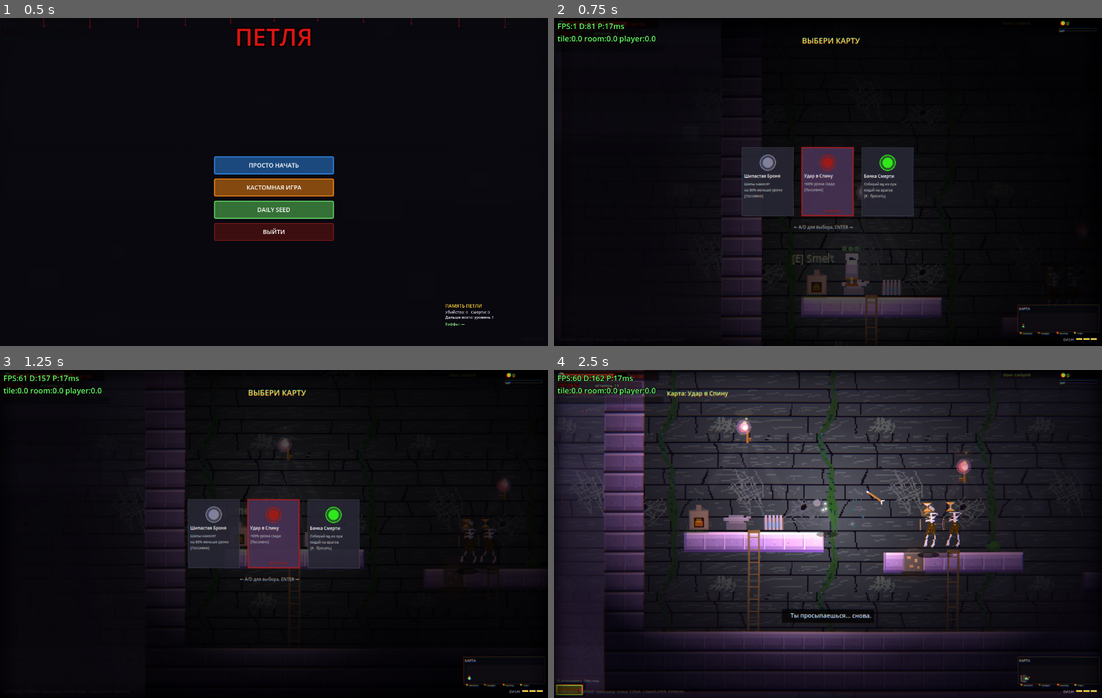
Above: before the commit, frames 1-4 (two rows, left to right).
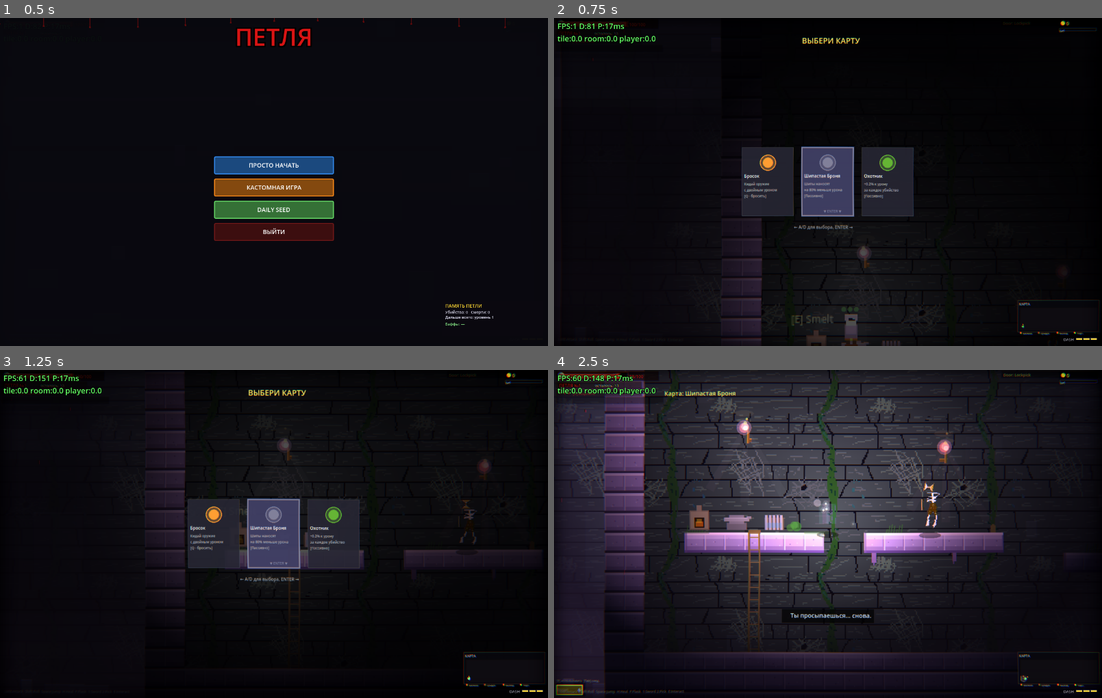
Above: after the commit, the same moments.

Repository: volcraft44/petlya-game
Game: Godot game, scene res://scenes/main.tscn
Two runs of this game, one before a commit and one after it. Both use one fixed random seed, a clock stepped at 60 frames per second and the inputs below.
Inputs (mouse positions are in pixels of both pictures, inside the frame that each line leads up to):
- Up to frame 1 (0.5 s): no input
- Up to frame 2 (0.75 s): click "ПРОСТО НАЧАТЬ" at 0.5 s
- Up to frame 3 (1.25 s): no input
- Up to frame 4 (2.5 s): tap Enter (ui_accept) at 1.25 s; move the mouse to (948, 517) at 1.27 s; hold D (move_right) 1.28-2 s; hold Space (jump) 1.28-2 s; click (948, 517) at 1.42 s; drag from (718, 550) to (943, 609) at 2.02 s

Frame 1 is identical in both runs. In frame 2, 4.2% of the frame differs, in the area x 30-100%, y 30-100%; in frame 3, 2.2%; in frame 4, 18%, in the area x 0-100%, y 0-99%.

Commit message:
Richer platformer levels: varied challenge segments + spikes as obstacles
Replace the flat platform chain with a segment library that assembles each
level from distinct challenges: jump gaps, ascending/descending stairs,
spike-strip platforms (jump over the spikes), narrow precision hops, spike
pits with stepping stones and a safe ramp out, and high ledges. Taller room
(880px) gives real verticality. Spikes are deliberate route obstacles, not
scatter. Difficulty scales with level. Clean lower safety floor + recovery
ladders under wide platforms keep it forgiving and softlock-free; all jumps
stay inside the player's reachable envelope.

Co-Authored-By: Claude Opus 4.8 <noreply@anthropic.com>

Diff:
--- a/scripts/room.gd
+++ b/scripts/room.gd
@@ -121,6 +121,12 @@
 
 # Traps
 var spikes: Array = []         # {x, y, w} — spike strips on floor
+
+# --- Платформер-генератор: общее состояние для сегментов-строителей ---
+var _pf_rng: RandomNumberGenerator = null
+var _pf_lower_r: int = 0
+var _pf_diff: int = 1
+var _pf_tops: Array = []        # [{c0, c1, r}] площадки для лестниц/спавна
 var poison_pipes: Array = []   # {x, y, dir, pool_w} — pipes with poison pools
 var pressure_plates: Array = [] # {x, y, triggered, cooldown} — arrow traps
 var trial_active: bool = false
@@ -1046,14 +1052,15 @@
 
 func _generate_platformer():
 	# === ПЛАТФОРМЕННЫЙ УРОВЕНЬ «ПО ПРАВИЛАМ» ===
-	# Не бездумные блоки, а спроектированный путь: цепочка площадок с
-	# прыжковыми разрывами и перепадами высот СТРОГО в пределах прыжка игрока
-	# (jump=-360, g=980 → ~4 тайла вверх / ~5 в длину). Снизу — общий
-	# страховочный пол + лестницы к каждой площадке: упал — не умер, поднялся
-	# и продолжил. Софтлока быть не может (дверь достижима и по платформам,
-	# и по нижнему полу через крайнюю лестницу) — «в спорных ситуациях за игрока».
-	room_width = 2600.0
-	room_height = 600.0
+	# Уровень собирается из РАЗНЫХ сегментов-испытаний (лестницы, прыжковые
+	# разрывы, шипастые платформы, узкие ступени, шипастые ямы со ступенями,
+	# высокие уступы) — это даёт вертикаль и осмысленную сложность из самой
+	# геометрии, а не «10 одинаковых платформ». Все прыжки СТРОГО в пределах
+	# возможностей игрока. Шипы — настоящие препятствия НА маршруте (их нужно
+	# перепрыгивать/облетать). Снизу — чистый страховочный пол + лестницы:
+	# упал — не умер, поднялся и продолжил. Софтлока нет, спорное — за игрока.
+	room_width = 3000.0
+	room_height = 880.0   # выше → есть куда лезть вверх
 	grid_cols = int(room_width / tile_size)
 	grid_rows = int(room_height / tile_size)
 	floor_y = room_height - tile_size * 2
@@ -1070,8 +1077,8 @@
 	poison_pipes.clear()
 	pressure_plates.clear()
 	minimap_rooms.clear()
-
-	# Всё твёрдое, затем вырезаем игровой объём (рамка стен остаётся).
+	_pf_tops = []
+
 	for r in grid_rows:
 		var erow := []
 		var row := []
@@ -1088,64 +1095,55 @@
 		for c in range(left_wall, right_wall + 1):
 			grid[r][c] = 0
 
-	# Нижний страховочный пол.
 	var lower_r := grid_rows - 3
 	for c in range(left_wall, right_wall + 1):
 		for r in range(lower_r, grid_rows):
 			grid[r][c] = 1
 
-	var rng := RandomNumberGenerator.new()
-	# Сложность растёт с уровнем (но всё ещё в пределах прыжка).
-	var diff: int = clampi(room_level, 1, 9)
-
-	var path_r := lower_r - 5
+	_pf_rng = RandomNumberGenerator.new()
+	_pf_rng.randomize()
+	_pf_lower_r = lower_r
+	_pf_diff = clampi(room_level, 1, 9)
+
+	# Стартовая площадка (широкая, безопасная) на средней высоте.
 	var c_cursor := left_wall + 2
-	var platform_tops: Array = []
-
-	# Стартовая площадка (широкая, безопасная).
-	var start_w := 7
-	for c in range(c_cursor, c_cursor + start_w):
-		grid[path_r][c] = 1
-	platform_tops.append({"c0": c_cursor, "c1": c_cursor + start_w - 1, "r": path_r})
+	var r_cursor := lower_r - 6
+	_pf_plat(c_cursor, c_cursor + 6, r_cursor)
 	caves.append({
 		"x": float((c_cursor + 2) * tile_size),
-		"y": float((path_r - 4) * tile_size),
-		"floor_y": float(path_r * tile_size),
+		"y": float((r_cursor - 4) * tile_size),
+		"floor_y": float(r_cursor * tile_size),
 		"type": "start",
 	})
-	c_cursor += start_w
-
-	# Сегменты до правого края — каждый прыжок в безопасном «конверте».
-	while c_cursor < right_wall - 12:
-		# Сначала выбираем разрыв, потом ограничиваем перепад высоты под него,
-		# чтобы комбинация (вверх+вдаль) ВСЕГДА была допрыгиваемой.
-		var gap: int = rng.randi_range(2, 3 + (1 if diff >= 4 else 0))   # 2..4
-		c_cursor += gap
-		var max_up: int
-		if gap >= 4:
-			max_up = 1
-		elif gap == 3:
-			max_up = 2
-		else:
-			max_up = 3
-		var dr: int = rng.randi_range(-max_up, 2)   # вверх трудно, вниз легко
-		path_r = clampi(path_r + dr, top_wall + 3, lower_r - 2)
-		var pw: int = rng.randi_range(4, 7)
-		if c_cursor + pw > right_wall - 2:
-			pw = right_wall - 2 - c_cursor
-		if pw < 3:
-			break
-		for c in range(c_cursor, c_cursor + pw):
-			grid[path_r][c] = 1
-		platform_tops.append({"c0": c_cursor, "c1": c_cursor + pw - 1, "r": path_r})
-		c_cursor += pw
+	c_cursor += 7
+
+	# Чередуем сегменты-испытания, не повторяя один и тот же подряд.
+	var seg_pool := ["gap", "stairs_up", "stairs_down", "spike_platform",
+		"narrow_hops", "spike_pit", "high_ledge"]
+	var last_seg := ""
+	var safety := 0
+	while c_cursor < right_wall - 14 and safety < 60:
+		safety += 1
+		var seg: String = seg_pool[_pf_rng.randi() % seg_pool.size()]
+		if seg == last_seg:
+			continue
+		last_seg = seg
+		var res: Array
+		match seg:
+			"gap":            res = _seg_gap(c_cursor, r_cursor)
+			"stairs_up":      res = _seg_stairs_up(c_cursor, r_cursor)
+			"stairs_down":    res = _seg_stairs_down(c_cursor, r_cursor)
+			"spike_platform": res = _seg_spike_platform(c_cursor, r_cursor)
+			"narrow_hops":    res = _seg_narrow_hops(c_cursor, r_cursor)
+			"spike_pit":      res = _seg_spike_pit(c_cursor, r_cursor)
+			_:                res = _seg_high_ledge(c_cursor, r_cursor)
+		c_cursor = res[0]
+		r_cursor = clampi(res[1], top_wall + 3, lower_r - 2)
 
 	# Финальная площадка справа + дверь.
-	var end_c0: int = right_wall - 8
-	var end_r: int = clampi(path_r, top_wall + 3, lower_r - 2)
-	for c in range(end_c0, right_wall + 1):
-		grid[end_r][c] = 1
-	platform_tops.append({"c0": end_c0, "c1": right_wall, "r": end_r})
+	var end_c0: int = clampi(right_wall - 8, left_wall + 2, right_wall - 2)
+	var end_r: int = clampi(r_cursor, top_wall + 3, lower_r - 2)
+	_pf_plat(end_c0, right_wall, end_r)
 	caves.append({
 		"x": float((right_wall - 3) * tile_size),
 		"y": float((end_r - 4) * tile_size),
@@ -1153,21 +1151,34 @@
 		"type": "door",
 	})
 
-	# Лестницы от каждой площадки вниз к страховочному полу.
-	for pt in platform_tops:
-		var lc: int = int((pt.c0 + pt.c1) / 2)
-		for r in range(pt.r + 1, lower_r):
-			grid[r][lc] = 0
-		ladders.append({
-			"x": float(lc * tile_size + tile_size / 2),
-			"y_top": float(pt.r * tile_size),
-			"y_bottom": float(lower_r * tile_size),
-			"col": lc,
-		})
-
-	# «Нормальные» пещеры для спавна врагов/лута — на площадках и нижнем полу.
-	for pt in platform_tops:
-		if pt.c1 - pt.c0 >= 4 and pt.r != platform_tops[0].r:
+	# Лестницы для восстановления — под широкими «опорными» площадками и под
+	# началом/концом. Узкие ступени намеренно без лестниц (это и есть вызов).
+	var ladder_cd := 0
+	for i in _pf_tops.size():
+		var pt = _pf_tops[i]
+		ladder_cd -= 1
+		var wide: bool = (pt.c1 - pt.c0) >= 4
+		var is_end: bool = (i == 0 or i == _pf_tops.size() - 1)
+		if (wide and ladder_cd <= 0) or is_end:
+			ladder_cd = 2
+			var lc: int = int((pt.c0 + pt.c1) / 2)
+			if lc <= left_wall or lc >= right_wall:
+				continue
+			for r in range(pt.r + 1, lower_r):
+				grid[r][lc] = 0
+			ladders.append({
+				"x": float(lc * tile_size + tile_size / 2),
+				"y_top": float(pt.r * tile_size),
+				"y_bottom": float(lower_r * tile_size),
+				"col": lc,
+			})
+
+	# Пещеры для спавна врагов/лута — на широких площадках и на нижнем полу.
+	for i in _pf_tops.size():
+		var pt = _pf_tops[i]
+		if i == 0:
+			continue
+		if (pt.c1 - pt.c0) >= 4:
 			caves.append({
 				"x": float(int((pt.c0 + pt.c1) / 2) * tile_size),
 				"y": float((pt.r - 3) * tile_size),
@@ -1182,6 +1193,107 @@
 	})
 
 	reachable_set = _get_reachable_tiles()
+
+# --- Помощники платформер-генератора ---
+func _pf_plat(c0: int, c1: int, r: int) -> void:
+	for c in range(c0, c1 + 1):
+		if c >= 1 and c < grid_cols - 1 and r >= 2 and r < grid_rows:
+			grid[r][c] = 1
+	_pf_tops.append({"c0": c0, "c1": c1, "r": r})
+
+func _pf_spike(c0: int, c1: int, r: int) -> void:
+	# Полоса шипов на верхней грани ряда r (под ними уже лежит твёрдый тайл).
+	if c1 < c0:
+		return
+	spikes.append({
+		"x": float(c0 * tile_size),
+		"y": float(r * tile_size),
+		"w": float((c1 - c0 + 1) * tile_size),
+	})
+
+# Каждый сегмент рисует геометрию вперёд от (c, r) и возвращает [новый c, новый r].
+func _seg_gap(c: int, r: int) -> Array:
+	var gap: int = _pf_rng.randi_range(2, 3 + (1 if _pf_diff >= 4 else 0))
+	c += gap
+	var max_up: int = 3 if gap <= 2 else (2 if gap == 3 else 1)
+	var dr: int = _pf_rng.randi_range(-max_up, 2)
+	r = clampi(r + dr, 4, _pf_lower_r - 2)
+	var pw: int = _pf_rng.randi_range(4, 7)
+	_pf_plat(c, c + pw - 1, r)
+	return [c + pw, r]
+
+func _seg_stairs_up(c: int, r: int) -> Array:
+	var n: int = _pf_rng.randi_range(2, 3)
+	for i in n:
+		c += 2
+		r = maxi(4, r - 2)            # вверх 2, разрыв 2 — гарантированно допрыгиваемо
+		_pf_plat(c, c + 2, r)
+		c += 3
+	return [c, r]
+
+func _seg_stairs_down(c: int, r: int) -> Array:
+	var n: int = _pf_rng.randi_range(2, 3)
+	for i in n:
+		c += 2
+		r = mini(_pf_lower_r - 2, r + 2)
+		_pf_plat(c, c + 3, r)
+		c += 4
+	return [c, r]
+
+func _seg_spike_platform(c: int, r: int) -> Array:
+	var gap: int = _pf_rng.randi_range(2, 3)
+	c += gap
+	r = clampi(r + _pf_rng.randi_range(-1, 1), 4, _pf_lower_r - 2)
+	var pw: int = _pf_rng.randi_range(8, 11)
+	_pf_plat(c, c + pw - 1, r)
+	# Полоса шипов в середине — нужно перепрыгнуть с разбега.
+	var sp_c0: int = c + 3
+	var sp_w: int = _pf_rng.randi_range(2, 3)
+	_pf_spike(sp_c0, sp_c0 + sp_w - 1, r)
+	# Вторая полоса на высокой сложности.
+	if _pf_diff >= 5 and pw >= 10:
+		_pf_spike(c + pw - 4, c + pw - 3, r)
+	return [c + pw, r]
+
+func _seg_narrow_hops(c: int, r: int) -> Array:
+	var n: int = _pf_rng.randi_range(2, 3)
+	for i in n:
+		c += _pf_rng.randi_range(2, 3)
+		r = clampi(r + _pf_rng.randi_range(-2, 1), 4, _pf_lower_r - 2)
+		_pf_plat(c, c + 1, r)        # ширина 2 — точные прыжки
+		c += 2
+	return [c, r]
+
+func _seg_high_ledge(c: int, r: int) -> Array:
+	c += 2
+	r = maxi(4, r - 3)               # высокий прыжок вверх (3 тайла при разрыве 2)
+	var pw: int = _pf_rng.randi_range(5, 7)
+	_pf_plat(c, c + pw - 1, r)
+	return [c + pw, r]
+
+func _seg_spike_pit(c: int, r: int) -> Array:
+	# Яма с шипами и ступенями-камнями над ней. Промахнулся — упал на шипы
+	# (урон + отскок), справа безопасный пандус-выход. Нужно место под яму.
+	if r > _pf_lower_r - 5:
+		return _seg_gap(c, r)
+	c += 2
+	var pit_r: int = r + 3
+	var pit_w: int = _pf_rng.randi_range(7, 10)
+	for cc in range(c, c + pit_w):
+		if cc < grid_cols - 1:
+			grid[pit_r][cc] = 1
+	_pf_spike(c, c + pit_w - 3, pit_r)        # дно — шипы, кроме правого края
+	_pf_plat(c + pit_w - 2, c + pit_w - 1, pit_r)   # безопасный выход из ямы
+	# Камни-ступени над ямой на уровне r.
+	var stones: int = 2 + (1 if _pf_diff >= 4 else 0)
+	var sc: int = c + 1
+	for i in stones:
+		_pf_plat(sc, sc + 1, r)
+		sc += 3
+	# Площадка-выход за ямой.
+	c = c + pit_w + 1
+	_pf_plat(c, c + 4, r)
+	return [c + 5, r]
 
 func _generate_cave():
 	grid.clear()
